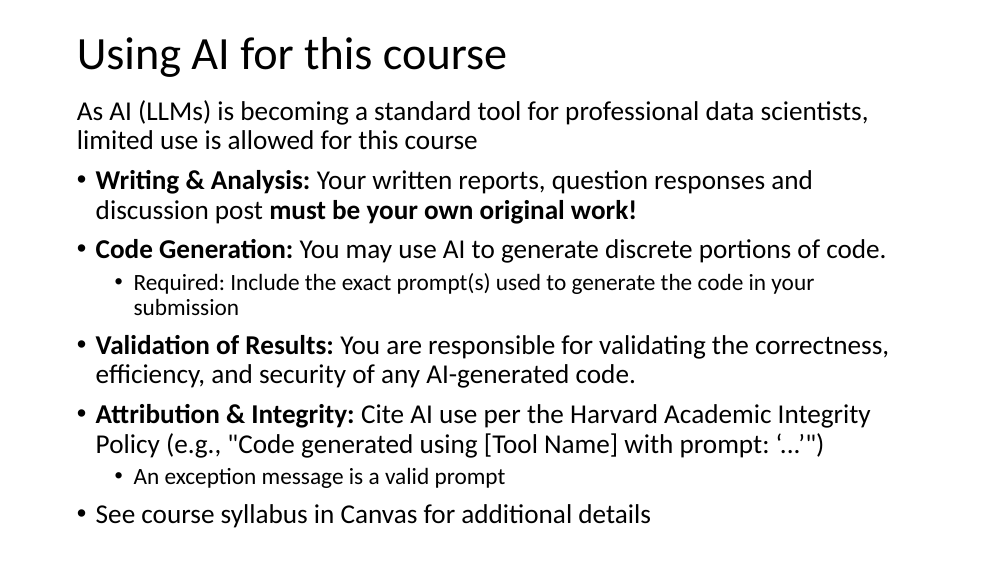
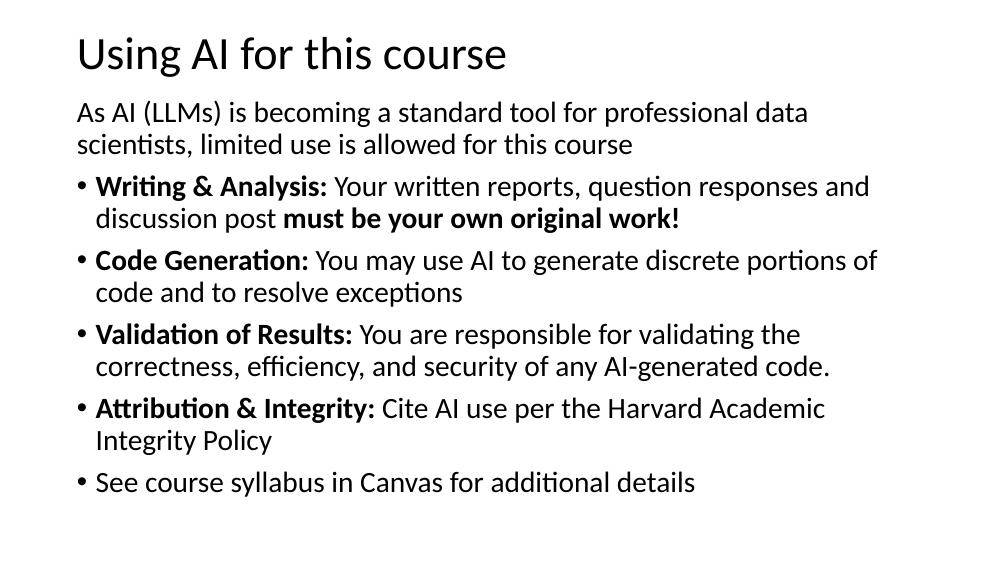
Before and after one commit to jonahneu/CSCI-E-108, a slide deck: slide 24 of slides/1_Introduction.pptx. Drawn at 1008x567 pixels with LibreOffice and Linux fonts; fonts in the diff are those of the drawing. Boxes give left, top, right and bottom in pixels: in the first picture for what was removed or moved away, otherwise in the second. Text is boxed around its words. In the diff, an @@ line names an element or a change of style, - is before the commit and + after.

```diff
--- a/slides/1_Introduction.pptx
+++ b/slides/1_Introduction.pptx
@@ text at box(77, 100, 870, 497): size 25.9 to 28 pt in "As AI (LLMs) is becoming a standard ...", "Writing & Analysis: Your written reports, question ...", "Validation of Results: You are responsible for ...", "See course syllabus in Canvas for additional ..." @@
@@ text at box(96, 249, 877, 307): text changed; size 22.2 to 28 pt @@
-• Code Generation: You may use AI to generate discrete portions of code.
-  • Required: Include the exact prompt(s) used to generate the code in your submission
+• Code Generation: You may use AI to generate discrete portions of code and to resolve exceptions
@@ text at box(96, 397, 825, 455): text changed; size 25.9 to 28 pt @@
-• Attribution & Integrity: Cite AI use per the Harvard Academic Integrity Policy (e.g., "Code generated using [Tool Name] with prompt: ‘...’")
-  • An exception message is a valid prompt
+• Attribution & Integrity: Cite AI use per the Harvard Academic Integrity Policy
```
Also in this commit, not shown: 3 other slides changed, 6 slides added, 2 slides removed.
